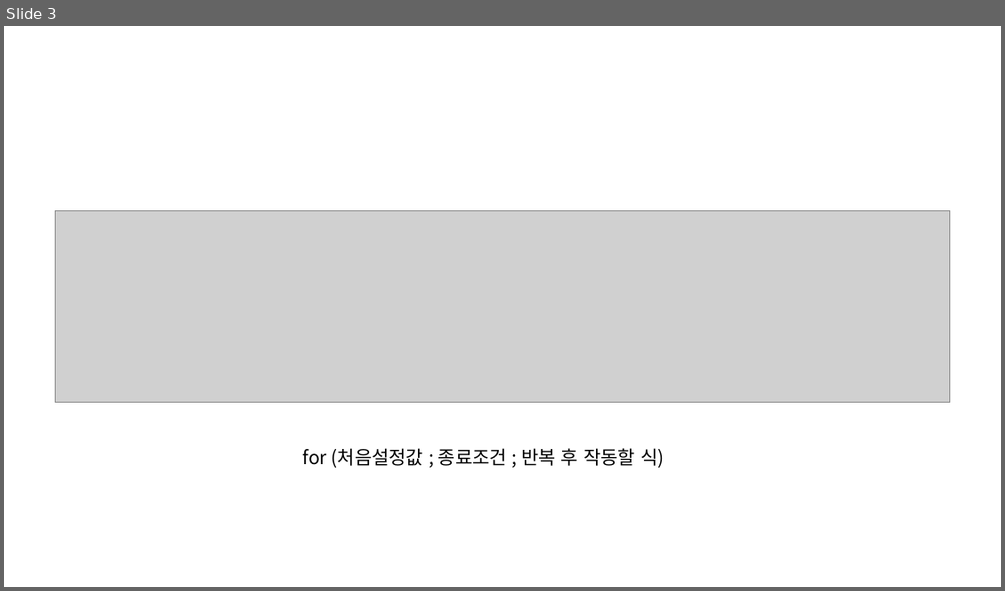
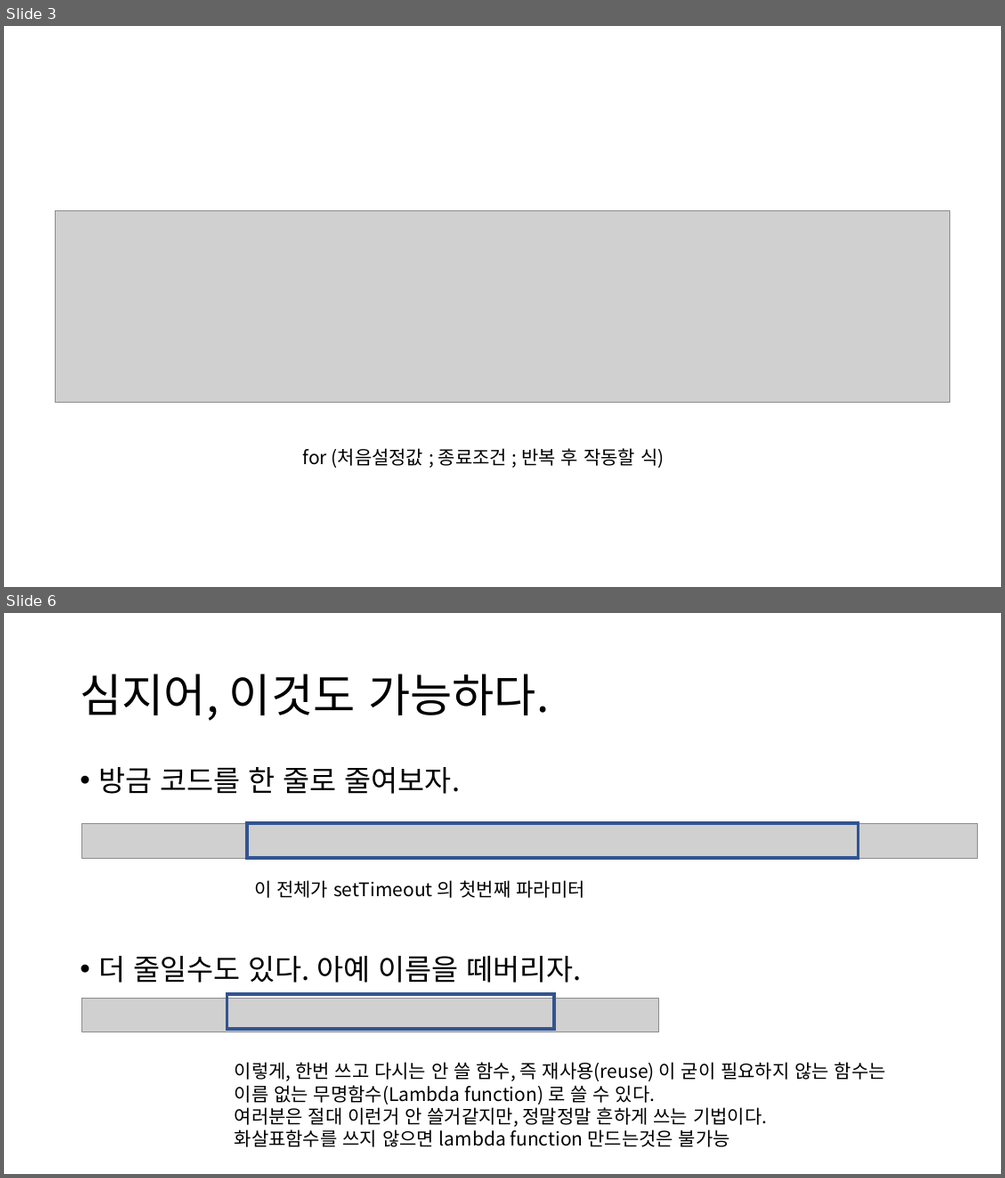
Before and after one commit to GNUCSAssistants/2021webprogramming, a slide deck: 수업/8. JavaScript (4)/PPT/JavaScript(4).pptx. Shown one above the other, each under a label of ours: slide 3 before the commit, slides 3 and 6 after it; the slides between them are not shown. The pictures are 1005x591 and 1005x1178 pixels, drawn with LibreOffice and Linux fonts; fonts in the diff are those of the drawing; grey boxes stand for pictures. Boxes give left, top, right and bottom in pixels: in the first picture for what was removed or moved away, otherwise in the second. Text is boxed around its words. In the diff, an @@ line names an element or a change of style, - is before the commit and + after.

```diff
--- a/수업/8. JavaScript (4)/PPT/JavaScript(4).pptx
+++ b/수업/8. JavaScript (4)/PPT/JavaScript(4).pptx
@@ slide 6 added at bbox=[4, 613, 1001, 1174], background #FFFFFF @@
@@ title added at bbox=[80, 674, 549, 721], 44 pt, text #000000 @@
+심지어, 이것도 가능하다.
@@ text added at bbox=[98, 767, 460, 794], 28 pt, text #000000 @@
+• 방금 코드를 한 줄로 줄여보자.
@@ picture added at bbox=[81, 823, 978, 858] @@
@@ rectangle added at bbox=[247, 823, 858, 858], outline #325491 3 pt @@
@@ text added at bbox=[254, 880, 585, 898], 18 pt, text #000000 @@
+이 전체가 setTimeout 의 첫번째 파라미터
@@ text added at bbox=[98, 956, 581, 982], 28 pt, text #000000 @@
+• 더 줄일수도 있다. 아예 이름을 떼버리자.
@@ picture added at bbox=[81, 997, 659, 1032] @@
@@ rectangle added at bbox=[226, 995, 554, 1029], outline #325491 3 pt @@
@@ text added at bbox=[235, 1062, 886, 1147], 18 pt, text #000000 @@
+이렇게, 한번 쓰고 다시는 안 쓸 함수, 즉 재사용(reuse) 이 굳이 필요하지 않는 함수는
+이름 없는 무명함수(Lambda function) 로 쓸 수 있다.
+여러분은 절대 이런거 안 쓸거같지만, 정말정말 흔하게 쓰는 기법이다.
+화살표함수를 쓰지 않으면 lambda function 만드는것은 불가능
```
Also in this commit, not shown: 2 slides changed, 23 other slides added, 25 other files.
